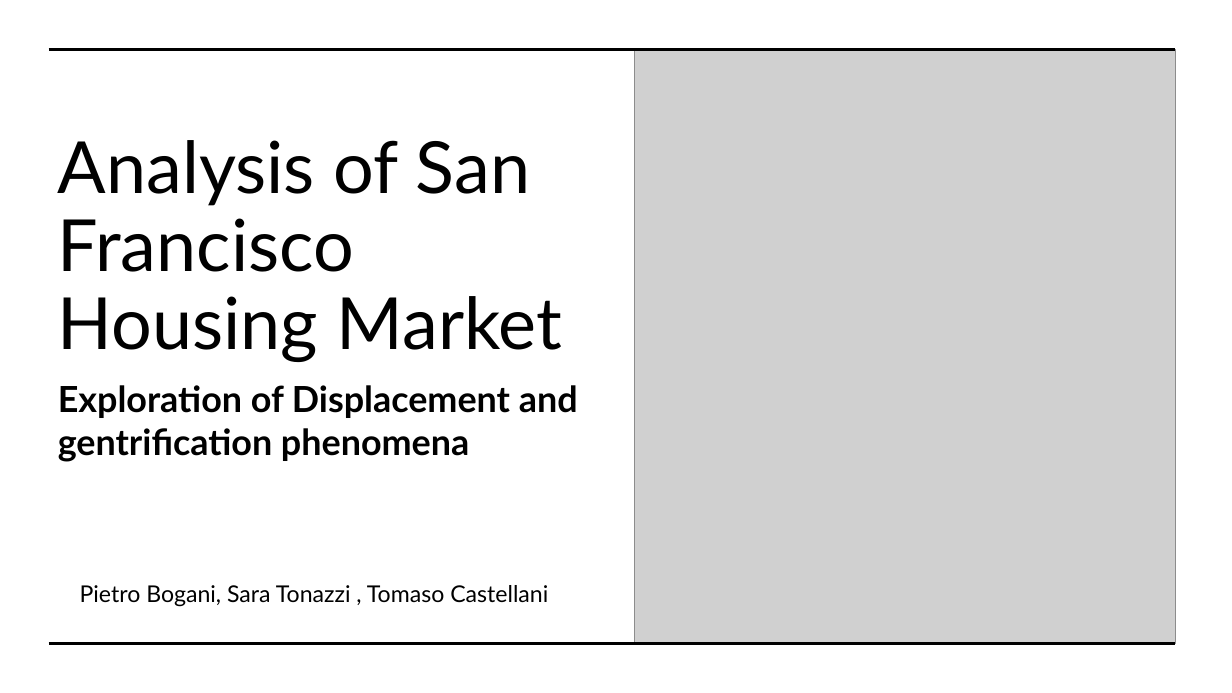
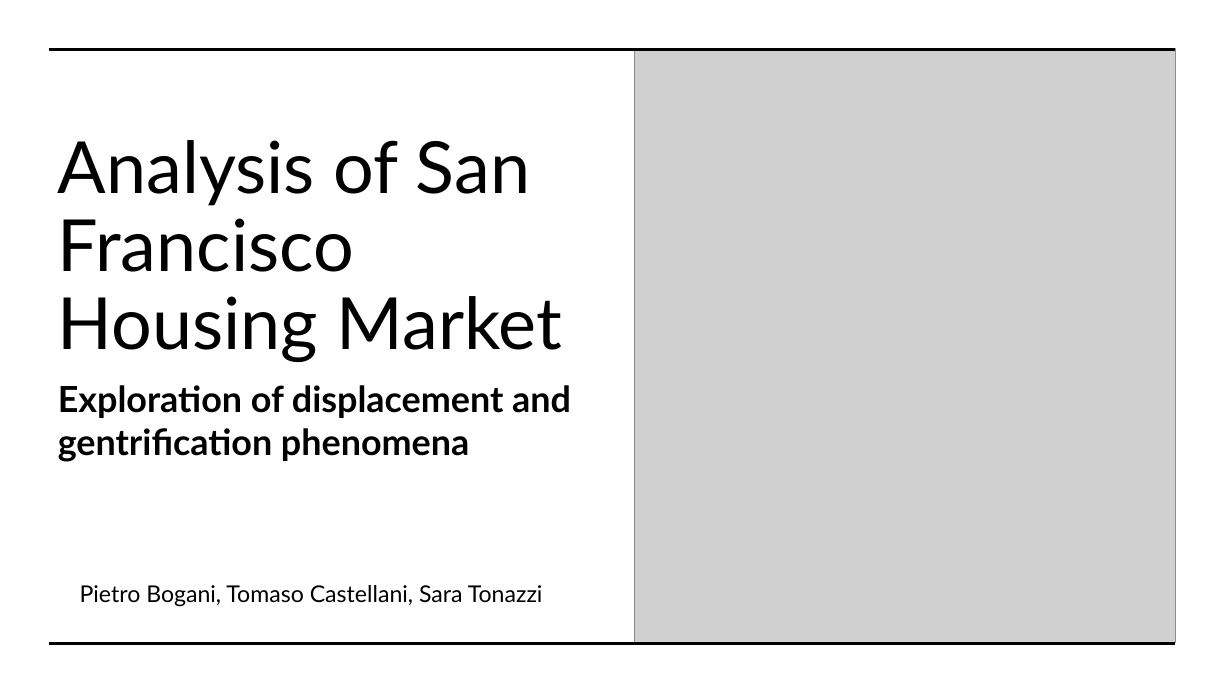
Before and after one commit to pietrobogani/SF-houses, a slide deck: slide 1 of ppt_parziale.pptx. Drawn at 1232x693 pixels with LibreOffice and Linux fonts; fonts in the diff are those of the drawing; grey boxes stand for pictures. Boxes give left, top, right and bottom in pixels: in the first picture for what was removed or moved away, otherwise in the second. Text is boxed around its words. In the diff, an @@ line names an element or a change of style, - is before the commit and + after.

```diff
--- a/ppt_parziale.pptx
+++ b/ppt_parziale.pptx
@@ subtitle at (58, 385, 571, 462): text changed @@
-Exploration of Displacement and gentrification phenomena
+Exploration of displacement and gentrification phenomena
@@ text at (80, 585, 543, 607): text changed @@
-Pietro Bogani, Sara Tonazzi , Tomaso Castellani
+Pietro Bogani, Tomaso Castellani, Sara Tonazzi
```
Also in this commit, not shown: 2 other slides changed, 1 slide added.
